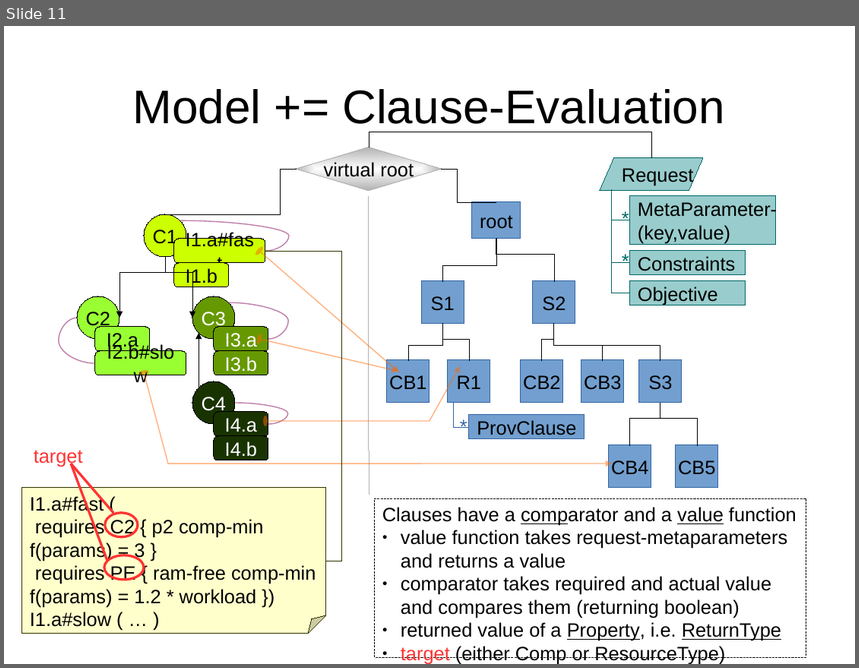
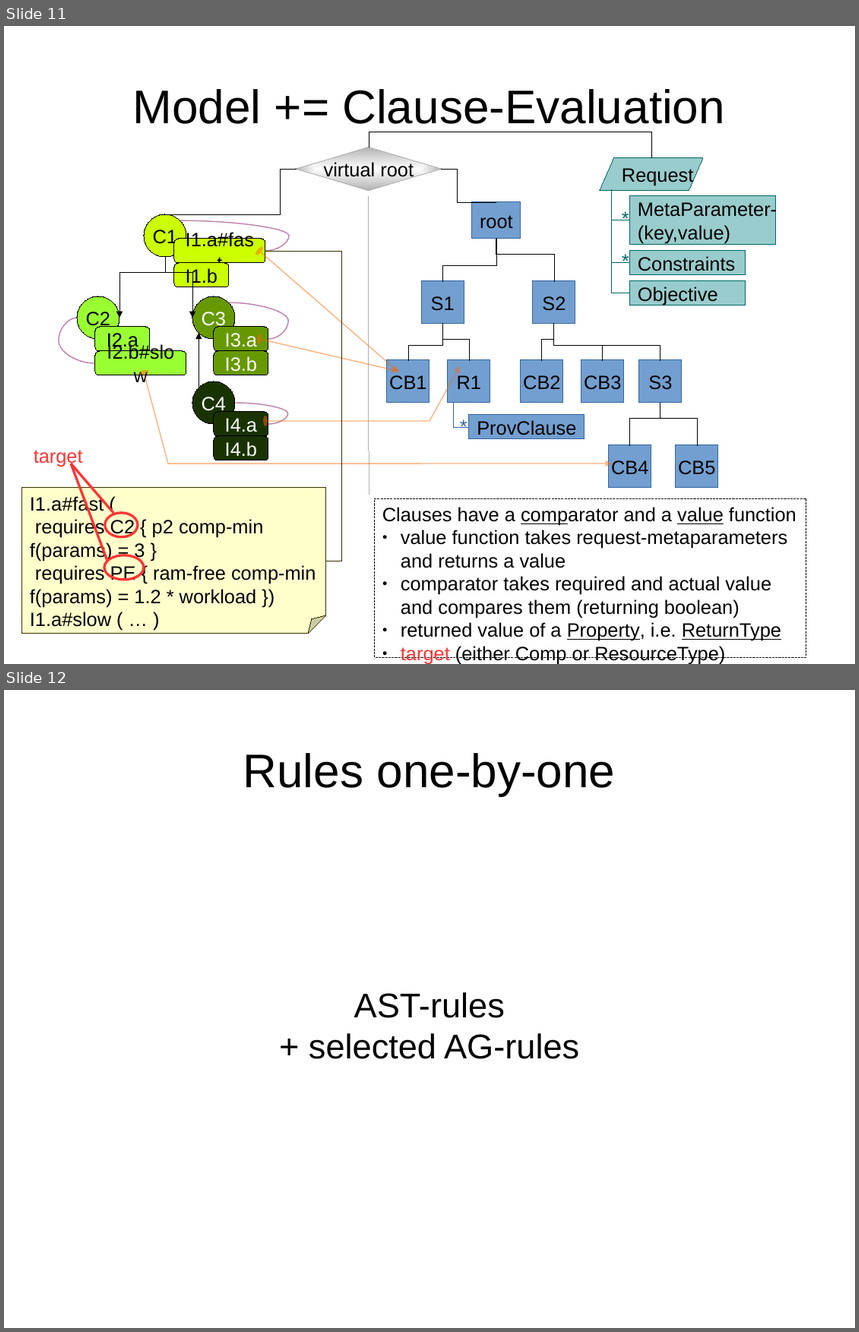
Before and after one commit to rene-schoene/racr-mquat, a slide deck: doc/the-model.odp. Shown one above the other, each under a label of ours: slide 11 before the commit, slides 11 and 12 after it. The pictures are 859x668 and 859x1332 pixels, drawn with LibreOffice and Linux fonts; fonts in the diff are those of the drawing. Boxes give left, top, right and bottom in pixels: in the first picture for what was removed or moved away, otherwise in the second. Text is boxed around its words. In the diff, an @@ line names an element or a change of style, - is before the commit and + after.

Commit message:
Begin with detailed docu of AST rules.

```diff
--- a/doc/the-model.odp
+++ b/doc/the-model.odp
@@ slide 12 added at [4, 690, 855, 1328], background #FFFFFF @@
@@ title added at [243, 753, 616, 796], 44 pt, text #000000 @@
+Rules one-by-one
@@ subtitle added at [309, 992, 579, 1059], 32 pt, text #000000 @@
+AST-rules
++ selected AG-rules
```
Also in this commit, not shown: 15 other slides added, 1 other file.
